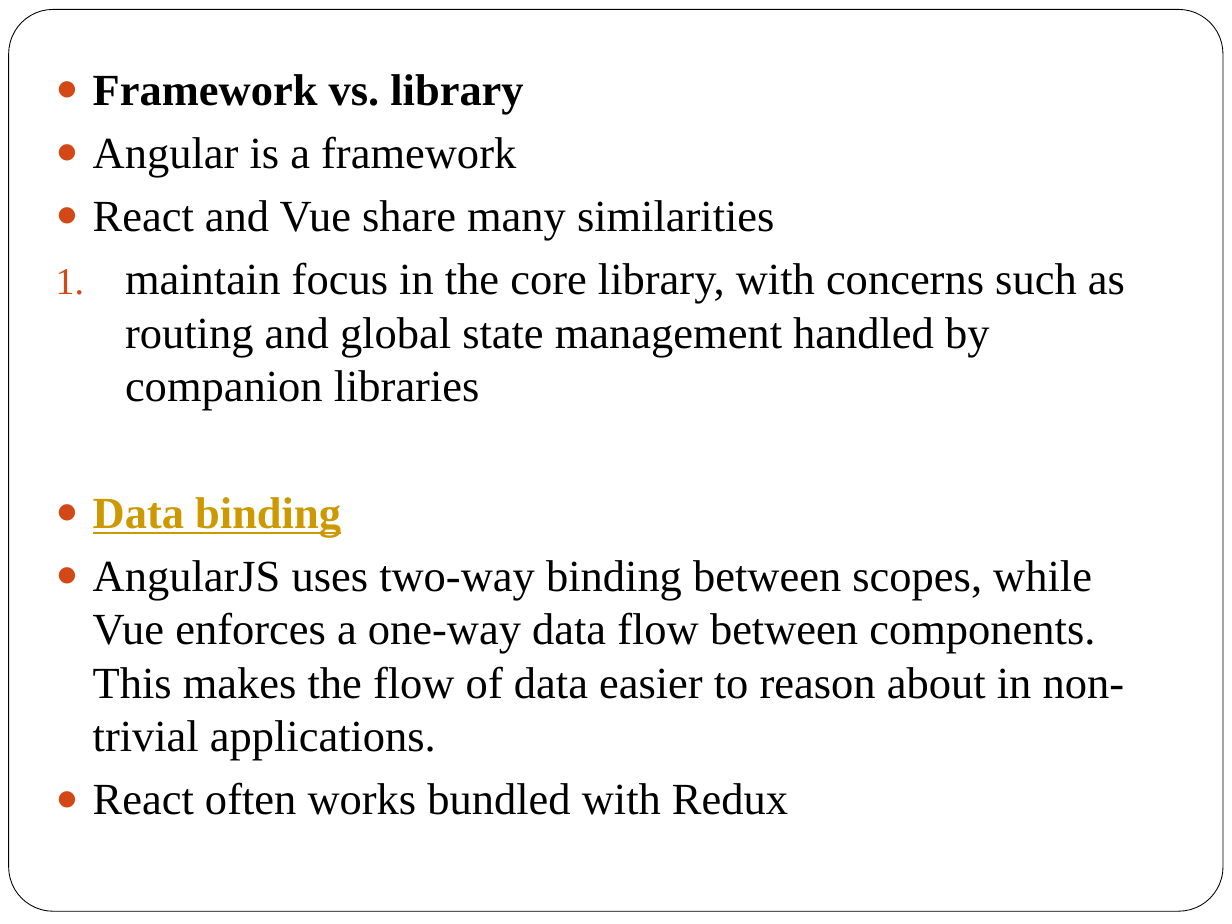
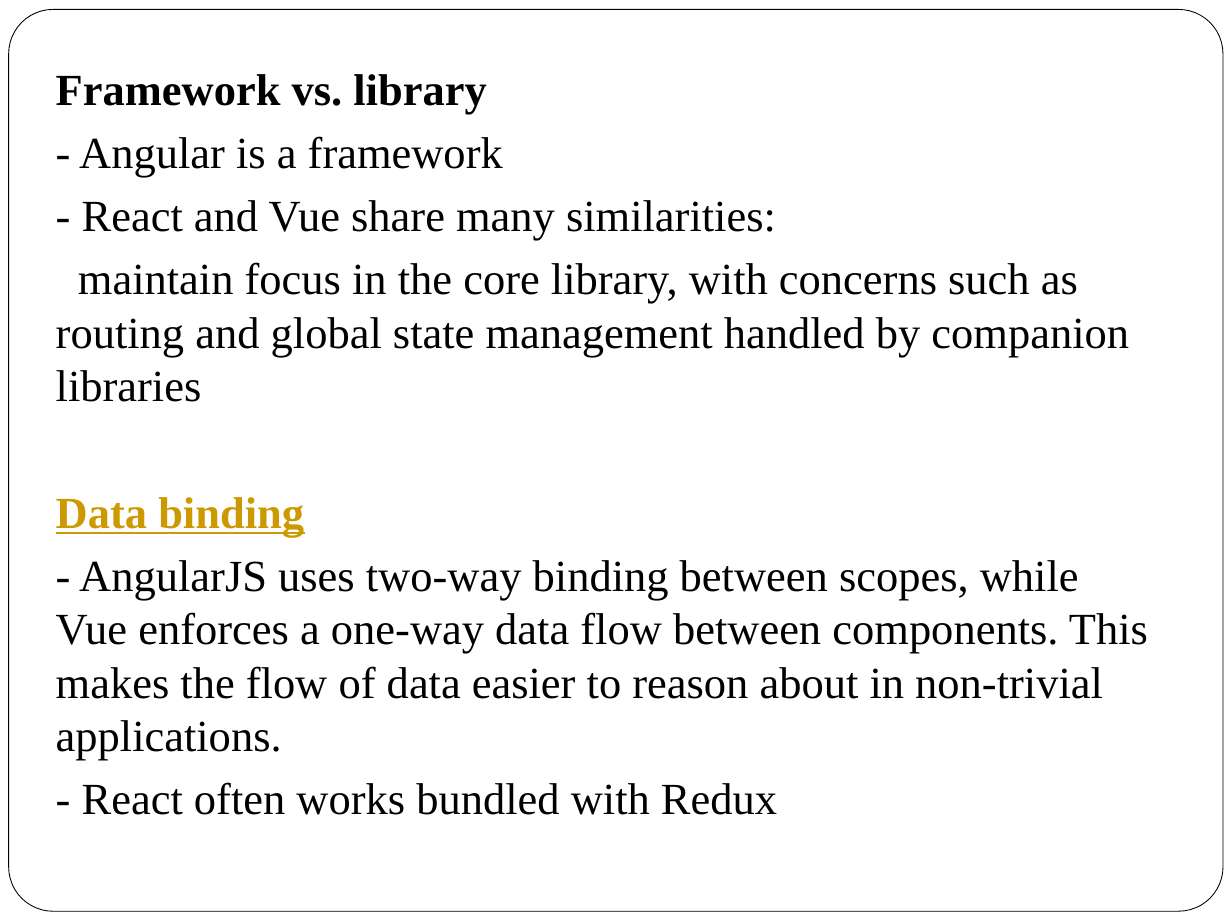
Before and after one commit to voquocduoc/compare-vue-react-angular, a slide deck: slide 9 of Slide.pptx. Drawn at 1232x924 pixels with LibreOffice and Linux fonts; fonts in the diff are those of the drawing. Boxes give left, top, right and bottom in pixels: in the first picture for what was removed or moved away, otherwise in the second. Text is boxed around its words. In the diff, an @@ line names an element or a change of style, - is before the commit and + after.

```diff
--- a/Slide.pptx
+++ b/Slide.pptx
@@ text at bbox=[56, 74, 1129, 537]: bullet ● to none; bullet 1. to none @@
@@ text at bbox=[79, 136, 776, 240]: text changed @@
-● Angular is a framework
-● React and Vue share many similarities
+- Angular is a framework
+- React and Vue share many similarities:
@@ text at bbox=[56, 560, 1148, 815]: text changed @@
-● AngularJS uses two-way binding between scopes, while Vue enforces a one-way data flow between components. This makes the flow of data easier to reason about in non-trivial applications.
-● React often works bundled with Redux
+- AngularJS uses two-way binding between scopes, while Vue enforces a one-way data flow between components. This makes the flow of data easier to reason about in non-trivial applications.
+- React often works bundled with Redux
```
Also in this commit, not shown: 5 other slides changed.
